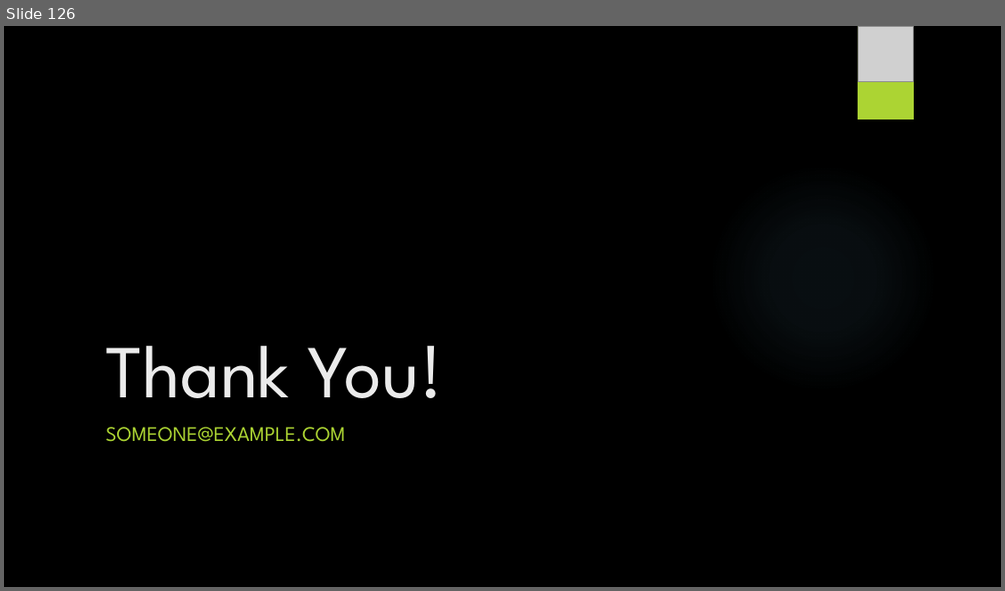
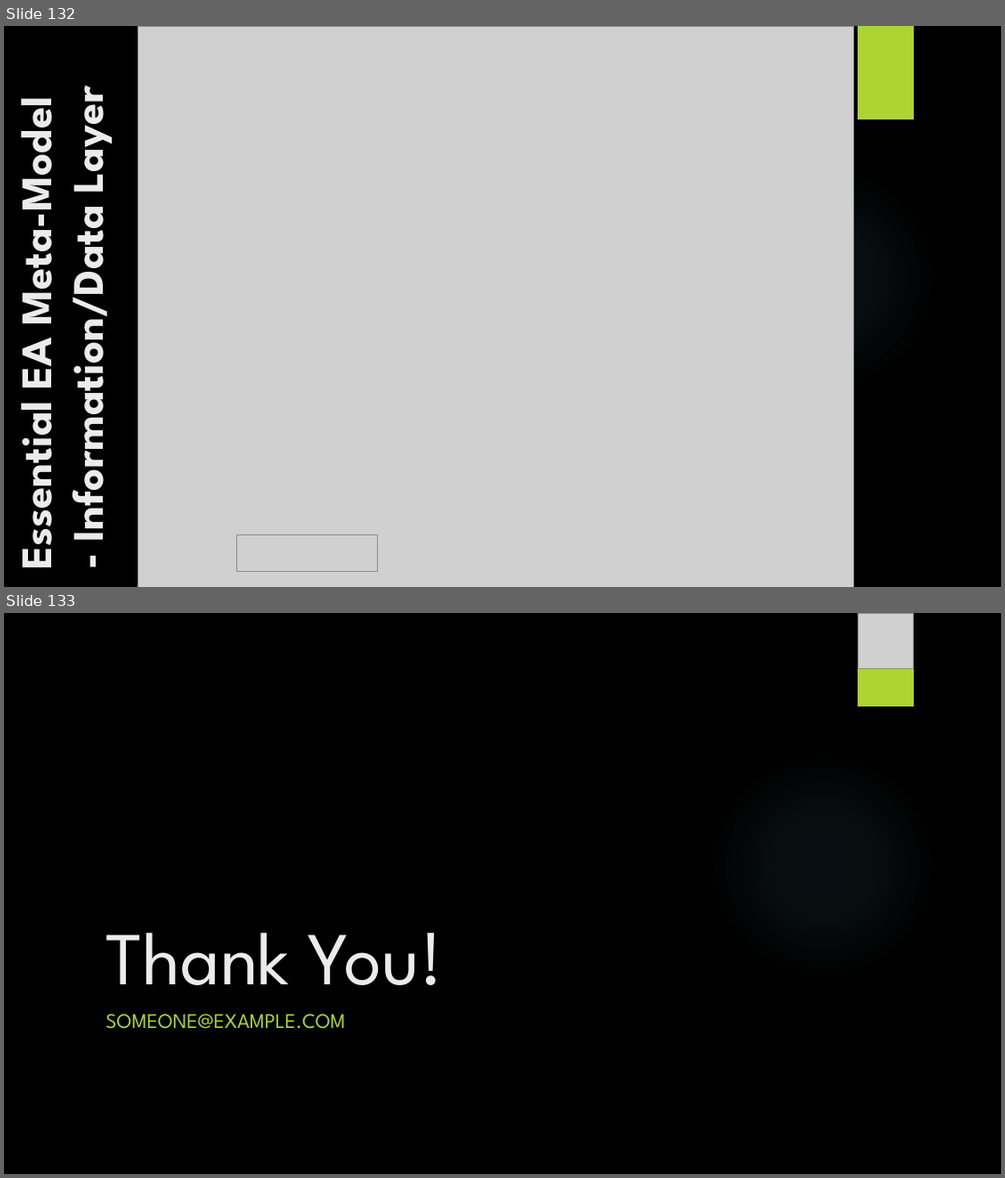
Before and after one commit to yasenstar/EA_MetaModel, a slide deck: Master_EAS_Meta-Model.pptx. Shown one above the other, each under a label of ours: slide 126 before the commit, slides 132 and 133 after it. The pictures are 1005x591 and 1005x1178 pixels, drawn with LibreOffice and Linux fonts; fonts in the diff are those of the drawing; grey boxes stand for pictures; background and template pictures are left out. Boxes give left, top, right and bottom in pixels: in the first picture for what was removed or moved away, otherwise in the second. Text is boxed around its words. In the diff, an @@ line names an element or a change of style, - is before the commit and + after.

```diff
--- a/Master_EAS_Meta-Model.pptx
+++ b/Master_EAS_Meta-Model.pptx
@@ slide 132 added at <box>4,26,1001,587</box>, background picture (left out); not listed: 1 template element that a slide beside it also shows @@
@@ picture added at <box>138,26,854,587</box> @@
@@ rectangle added at <box>858,26,914,119</box>, fill #ACD433 @@
@@ text added at <box>4,97,118,564</box>, 42 pt, text #EBEBEB, bold @@
+Essential EA Meta-Model
+- Information/Data Layer
@@ picture added at <box>236,535,377,572</box> @@
@@ what was slide 126 is now slide 133 @@
```
Also in this commit, not shown: 5 slides changed, 6 other slides added.
